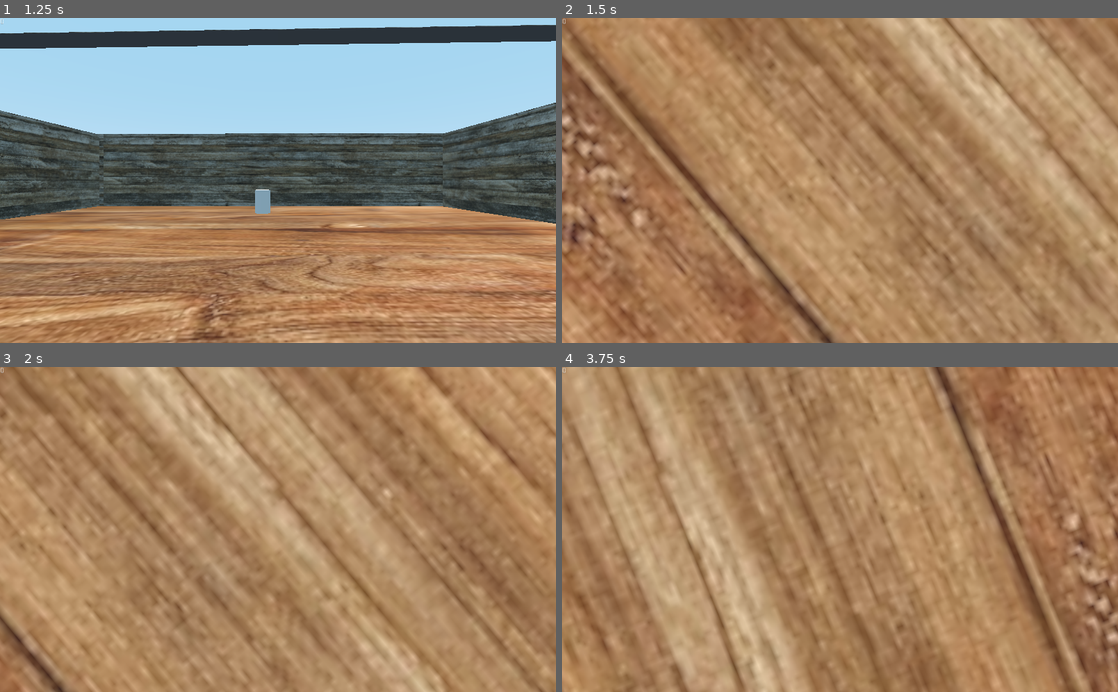
Above: before the commit, frames 1-4 (two rows, left to right).
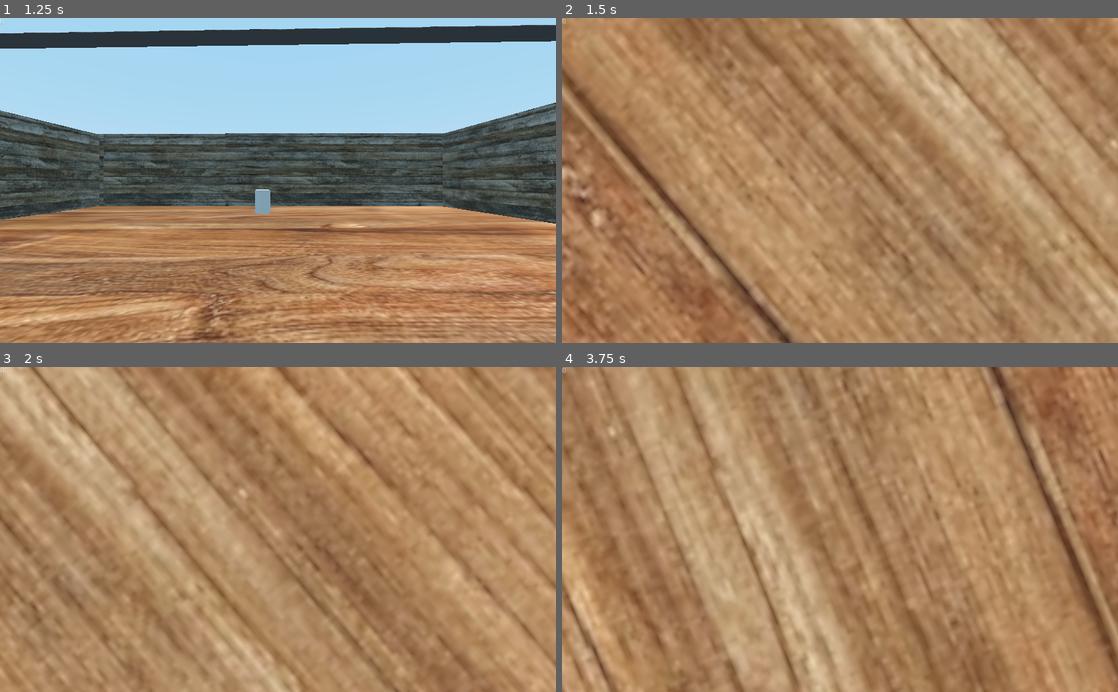
Above: after the commit, the same moments.

Repository: BlakeWiscombe/betrayal
Game: Godot game, scene res://Main menu.tscn
Same seed, same stepped clock (60 frames per second), same inputs: the game is played once before the commit and once after it.
Inputs (mouse positions are in pixels of both pictures, inside the frame that each line leads up to):
- Up to frame 1 (1.25 s): click "Start game" at 0.5 s
- Up to frame 2 (1.5 s): tap Enter at 1.25 s; move the mouse to (962, 164) at 1.27 s; hold D (player_right) from 1.28 s (still down)
- Up to frame 3 (2 s): keep holding D (player_right); tap Space (jump) at 1.52 s
- Up to frame 4 (3.75 s): move the mouse to (728, 545) at 2.02 s; release D (player_right) at 2.03 s; hold S (player_backward) 2.03-2.78 s; tap Space (jump) at 2.27 s; move the mouse to (895, 458) at 2.77 s; hold D (player_right) 2.78-3.53 s; move the mouse to (812, 594) at 3.52 s; hold W (player_forward) from 3.53 s (still down)

Frame 1 is identical in both runs. In frame 2, 34% of the frame differs, in the area x 0-100%, y 0-100%; in frame 3, 45%; in frame 4, 39%.

Commit message:
changed movement speed

Diff:
--- a/Betrayal.tscn
+++ b/Betrayal.tscn
@@ -82,7 +82,7 @@
 material = SubResource( 19 )
 
 [node name="CSGBox" type="CSGBox" parent="CSGBox12"]
-transform = Transform( 1, 0, 4.65661e-10, 0, 1, 0, -4.65661e-10, 0, 1, 15.6932, -2.00698, -0.10408 )
+transform = Transform( 1, 0, 4.65661e-10, 0, 1, 0, -4.65661e-10, 0, 1, 16.0685, -2.00698, -0.10656 )
 operation = 2
 width = 10.6501
 height = 11.1607
--- a/Player.gd
+++ b/Player.gd
@@ -2,7 +2,7 @@
 
 
 # Physics
-var movementSpeed = 10.0 		# How fast the player can move.
+var movementSpeed = 15.0 		# How fast the player can move.
 var jumpStrength = 2.0 		# How much force used to make player jump
 var gravity = 10.0			# Gravity's strength.
 
@@ -51,13 +51,13 @@
 	var input = Vector2()
 	# movement inputs
 	if Input.is_action_pressed("player_forward"):
-		input.y -= 1
+		input.y -= 5
 	if Input.is_action_pressed("player_backward"):
-		input.y += 1
+		input.y += 5
 	if Input.is_action_pressed("player_left"):
-		input.x -= 1
+		input.x -= 5
 	if Input.is_action_pressed("player_right"):
-		input.x += 1
+		input.x += 5
 	# normalize the input so we can't move faster diagonally
 	input = input.normalized()
 	# get our forward and right directions
